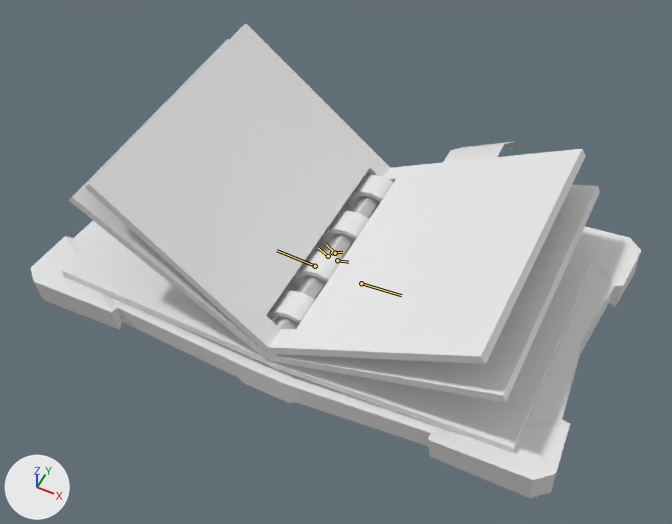
An edit to the FBX model blendFiles/Chara/FBX/SMSH_RIG_Book.fbx, drawn before and after from the same camera.
The view is the same before and after, from a 50 mm lens placed at (0.242, -0.481, 0.598), pointed at (0.008, -0.013, 0.012). Arrows for +X, +Y and +Z are at lower left; the lights stay in place. The picture after the commit comes second. Both versions are drawn at frame 40 of the action 'Rig_Book|bk_use_laser_charge'; the numbers are the values there. The bones that bend it are drawn over the model as lines.

The first picture shows 'Mesh_Book'.
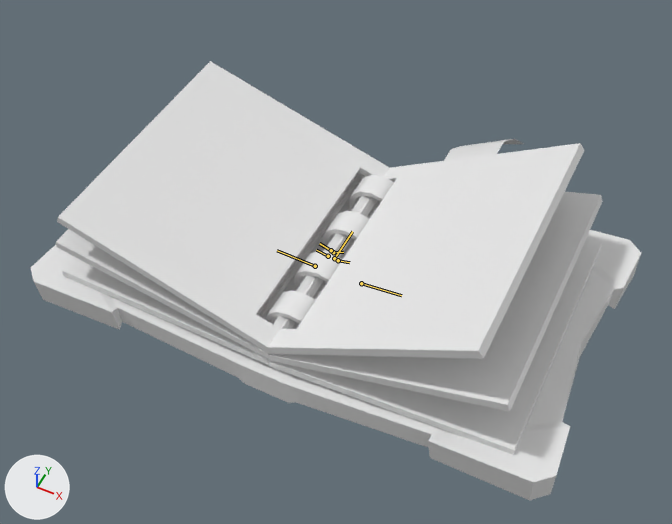
Pixel boxes [x1, y1, x2, y2] of what changed, in the pictures (672 x 524 px):
'Mesh_Book', posed (7% shorter): before [31, 24, 641, 498]; after [31, 61, 641, 500]
bone 'R_Page.2', root to tip: before (337, 260) to (348, 262); after (338, 260) to (349, 262)
bone 'R_Page.1', root to tip: before (332, 252) to (342, 252); after (333, 252) to (343, 252)
bone 'L_Page.2', root to tip: before (328, 256) to (318, 248); after (328, 256) to (316, 250)
bone 'L_Page.1', root to tip: before (335, 253) to (326, 244); after (331, 250) to (319, 243)

The edits, one by one:
Bone 'R_Cover' (bone_r_cover) turns from (6, 0, 0) to (5, 0, 0) degrees about its own x, y and z.
Bone 'R_Page.2' (bone_r_page_2) turns from (11, 0, 0) to (9, 0, 0) degrees about its own x, y and z.
Bone 'R_Page.1' (bone_r_page_1) turns from (-1, 0, 0) to (4, 0, 0) degrees about its own x, y and z.
Bone 'L_Page.2' (bone_l_page_2) turns from (29, 0, 0) to (5, 0, 0) degrees about its own x, y and z.
Bone 'L_Page.1' (bone_l_page_1) turns from (-3, 0, 0) to (-1, 0, 0) degrees about its own x, y and z.
